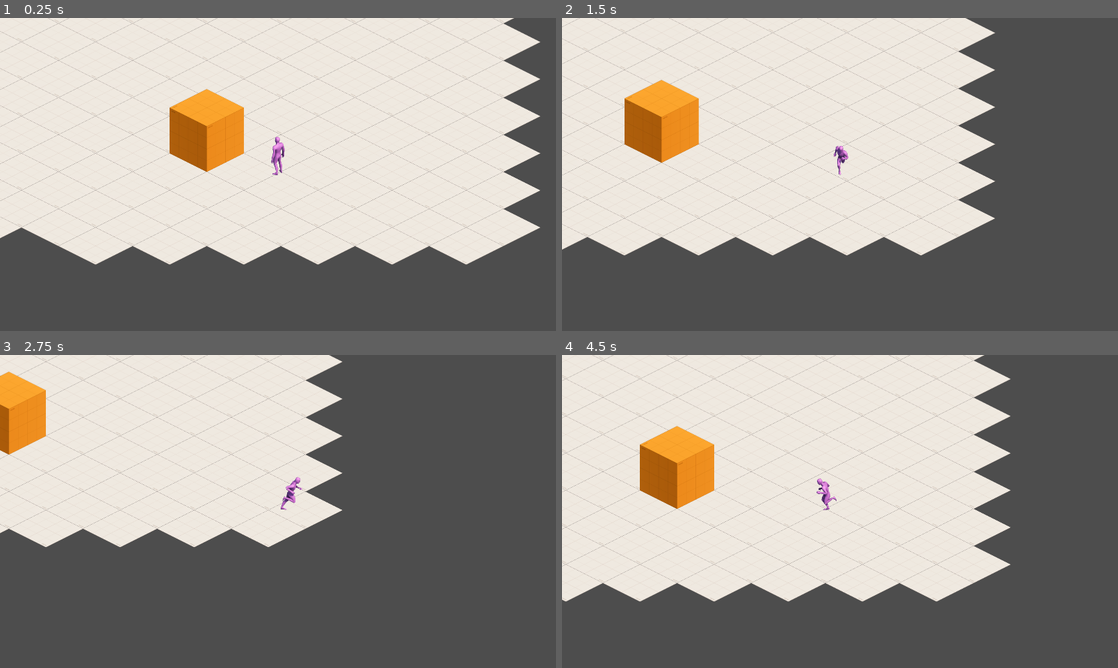
Above: before the commit, frames 1-4 (two rows, left to right).
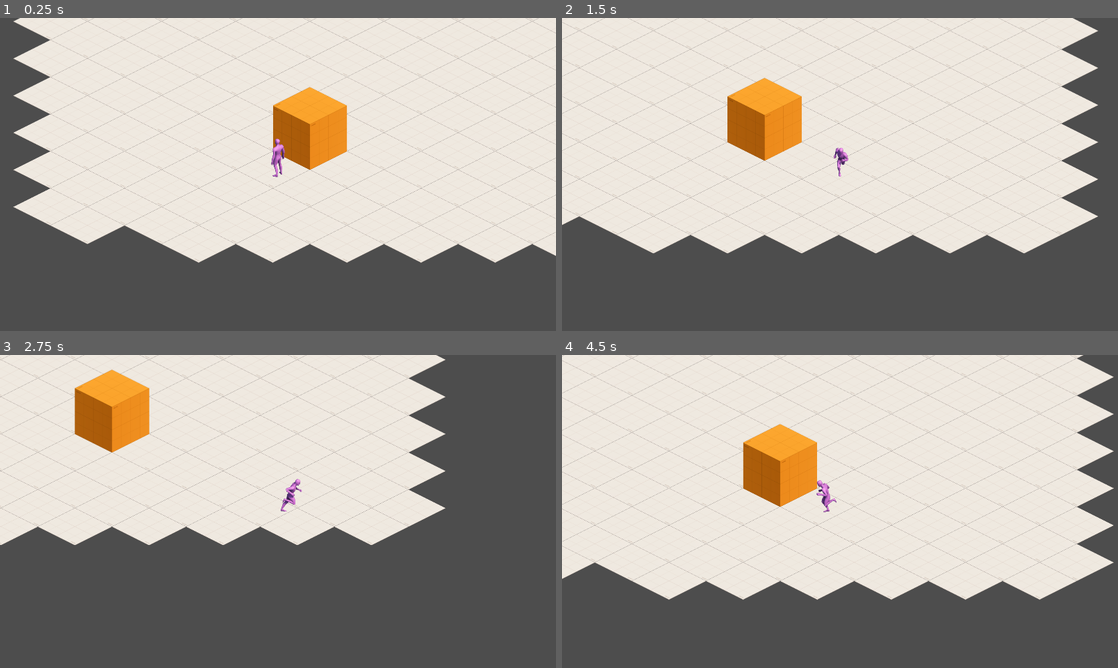
Above: after the commit, the same moments.

Repository: bradlycarpenter/Project-H-Phase-2
Game: Godot game, scene res://levels/test-levels/test-movement/scene/TestMovement.tscn
Two runs of this game, one before a commit and one after it. Both use one fixed random seed, a clock stepped at 60 frames per second and the inputs below. This scene is started directly instead of the project's main scene.
Inputs:
- Up to frame 1 (0.25 s): no input
- Up to frame 2 (1.5 s): tap Enter at 0.5 s; hold D (move_right) 0.53-1.28 s; hold S (move_down) from 1.28 s (still down)
- Up to frame 3 (2.75 s): release S (move_down) at 2.03 s; hold D (move_right) from 2.03 s (still down)
- Up to frame 4 (4.5 s): release D (move_right) at 2.78 s; hold W (move_up) 2.78-3.53 s; hold A (move_left) from 3.53 s (still down)

The runs differ from the first frame. In frame 1, 20% of the frame differs, in the area x 0-100%, y 0-79%; in frame 2, 24%; in frame 3, 18%; in frame 4, 25%.

Commit message:
update/fixed-collisions

Diff:
--- a/actors/test-actors/player/test-player/scene/test_character.tscn
+++ b/actors/test-actors/player/test-player/scene/test_character.tscn
@@ -437,10 +437,6 @@
 "speed": 15.0
 }]
 
-[sub_resource type="CapsuleShape2D" id="CapsuleShape2D_i6fst"]
-radius = 24.0
-height = 86.0
-
 [sub_resource type="Animation" id="Animation_ipuel"]
 length = 0.001
 tracks/0/type = "value"
@@ -1067,11 +1063,7 @@
 [node name="AnimatedSprite2D" type="AnimatedSprite2D" parent="."]
 sprite_frames = SubResource("SpriteFrames_5bhd7")
 animation = &"idle_S"
-offset = Vector2(0, -197.82)
-
-[node name="CollisionShape2D" type="CollisionShape2D" parent="."]
-position = Vector2(0, -43)
-shape = SubResource("CapsuleShape2D_i6fst")
+offset = Vector2(0, -191.47)
 
 [node name="AnimationPlayer" type="AnimationPlayer" parent="."]
 libraries = {
@@ -1089,3 +1081,7 @@
 [node name="Camera2D" type="Camera2D" parent="."]
 position_smoothing_enabled = true
 position_smoothing_speed = 10.0
+
+[node name="CollisionPolygon2D" type="CollisionPolygon2D" parent="."]
+position = Vector2(0, 16)
+polygon = PackedVector2Array(-24, -16, 0, -28, 24, -16, 0, -4)
--- a/actors/test-actors/player/test-player/src/test_character.gd
+++ b/actors/test-actors/player/test-player/src/test_character.gd
@@ -1,7 +1,6 @@
 extends CharacterBody2D
 
 @export var speed = 300
-
 @onready var animation_tree : AnimationTree = $AnimationTree
 
 var input_direction : Vector2 = Vector2.ZERO
@@ -15,7 +14,7 @@
 
 func _physics_process(delta):
 	update_direction(delta)
-	move_and_slide()
+	move_and_slide() # okay we actually need it FUCK
 
 func update_direction(delta):
 	input_direction = Input.get_vector(
--- a/levels/test-levels/test-level-example/scene/testlevelexample.tscn
+++ b/levels/test-levels/test-level-example/scene/testlevelexample.tscn
@@ -23,6 +23,7 @@
 texture_region_size = Vector2i(256, 512)
 0:0/0 = 0
 0:0/0/texture_origin = Vector2i(0, 192)
+0:0/0/physics_layer_0/polygon_0/points = PackedVector2Array(-128, 0, 0, 64, 128, 0, 0, -64)
 
 [sub_resource type="TileSet" id="TileSet_k7ll7"]
 tile_shape = 1
@@ -30,6 +31,7 @@
 tile_offset_axis = 1
 tile_size = Vector2i(256, 128)
 physics_layer_0/collision_layer = 8
+physics_layer_0/collision_mask = 0
 sources/0 = SubResource("TileSetAtlasSource_8d017")
 
 [node name="TestLevelExample" type="Node2D"]
--- a/levels/test-levels/test-movement/scene/TestMovement.tscn
+++ b/levels/test-levels/test-movement/scene/TestMovement.tscn
@@ -1,13 +1,15 @@
 [gd_scene load_steps=3 format=3 uid="uid://0agxbu5fs0un"]
 
-[ext_resource type="PackedScene" uid="uid://doni0bvvnv340" path="res://levels/test-levels/test-level-example/scene/testlevelexample.tscn" id="1_a2r58"]
-[ext_resource type="PackedScene" uid="uid://pkjcgg5vj0an" path="res://actors/test-actors/player/test-player/scene/test_character.tscn" id="2_412cm"]
+[ext_resource type="PackedScene" uid="uid://doni0bvvnv340" path="res://levels/test-levels/test-level-example/scene/testlevelexample.tscn" id="1_i1mwc"]
+[ext_resource type="PackedScene" uid="uid://pkjcgg5vj0an" path="res://actors/test-actors/player/test-player/scene/test_character.tscn" id="2_pyetg"]
 
 [node name="TestMovement" type="Node2D"]
 y_sort_enabled = true
 
-[node name="TestLevelExample" parent="." instance=ExtResource("1_a2r58")]
+[node name="TestLevelExample" parent="." instance=ExtResource("1_i1mwc")]
 y_sort_enabled = true
 
-[node name="TestCharacter" parent="." instance=ExtResource("2_412cm")]
-position = Vector2(1142, 905)
+[node name="TestCharacter" parent="." instance=ExtResource("2_pyetg")]
+position = Vector2(786, 912)
+collision_layer = 1
+collision_mask = 15
Not shown: 1 places in actors/test-actors/player/test-player/scene/test_character.tscn that only renumber resources
